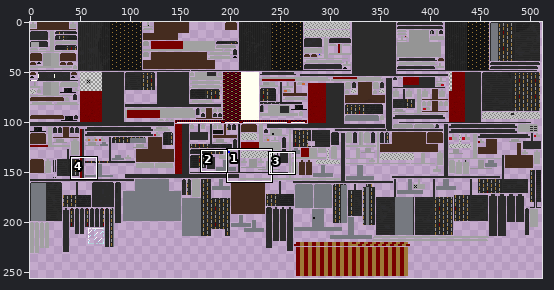
Two states of a sprite sheet, mccore/src/main/resources/assets/dkzpartspack/textures/parts/contractor_camper_bed_cclm.png. The picture above shows the old version from afar; the outline marks the close-up.
Close-up. First the earlier version:
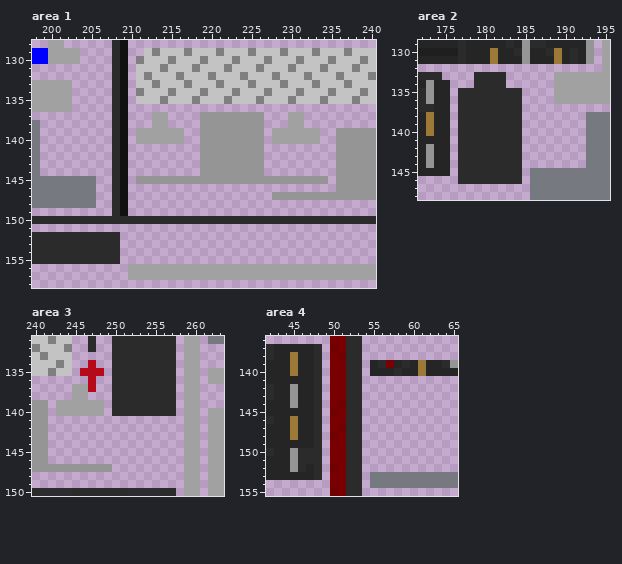
The file is 512x256 pixels. Colours within 5 levels of each other are drawn and written as one. Shown: area 1: x 198..240, y 128..158; area 2: x 172..195, y 129..148; area 3: x 240..263, y 131..150; area 4: x 42..65, y 136..155. The commit also changed other parts of the picture, which this record leaves out.
After the commit:
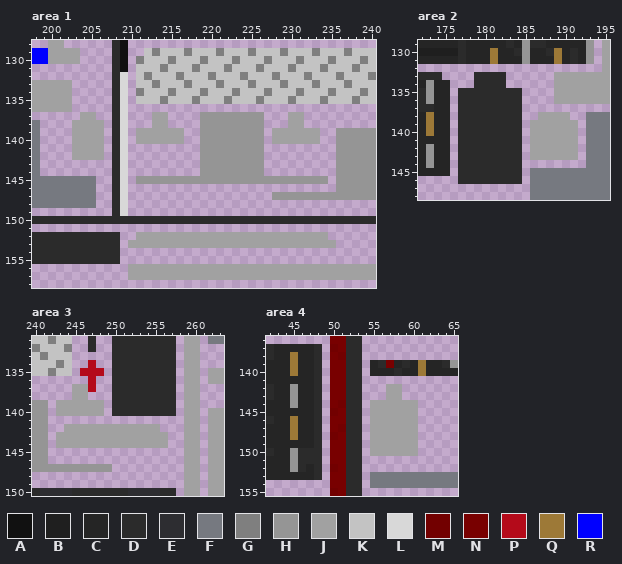
Palette (. is transparent): A #111111  B #1f1f1f  C #252525  D #2b2b2b  E #2d2d31  F #767980  G #7f7f7f  H #959595  J #a1a1a1  K #c3c3c3  L #d8d8d8  M #720000  N #780000  P #b40a1a  Q #9d7937  R #0000ff
Edits made:
Area 1:
Colour J is added in row 137 at x 204 to 205; in rows 138 to 142 at x 203 to 206; in row 152 at x 211 to 234; in row 153 at x 210 to 235.
Colour L replaces colour A in rows 132 to 149 at x 209.
Area 2:
Colour J is added in row 138 at x 187 to 190; in rows 139 to 143 at x 186 to 191.
Area 3:
Colour J is added in row 142 at x 244 to 255; in rows 143 to 144 at x 243 to 256.
Area 4:
Colour J is added in rows 142 to 143 at x 57 to 58; in rows 144 to 150 at x 55 to 60.
Where, in picture pixels (left, top, right, bottom), the same in both close-ups:
changed: (72, 72, 336, 248)
added: (530, 112, 578, 160)
added: (56, 424, 168, 448)
added: (370, 384, 418, 456)
